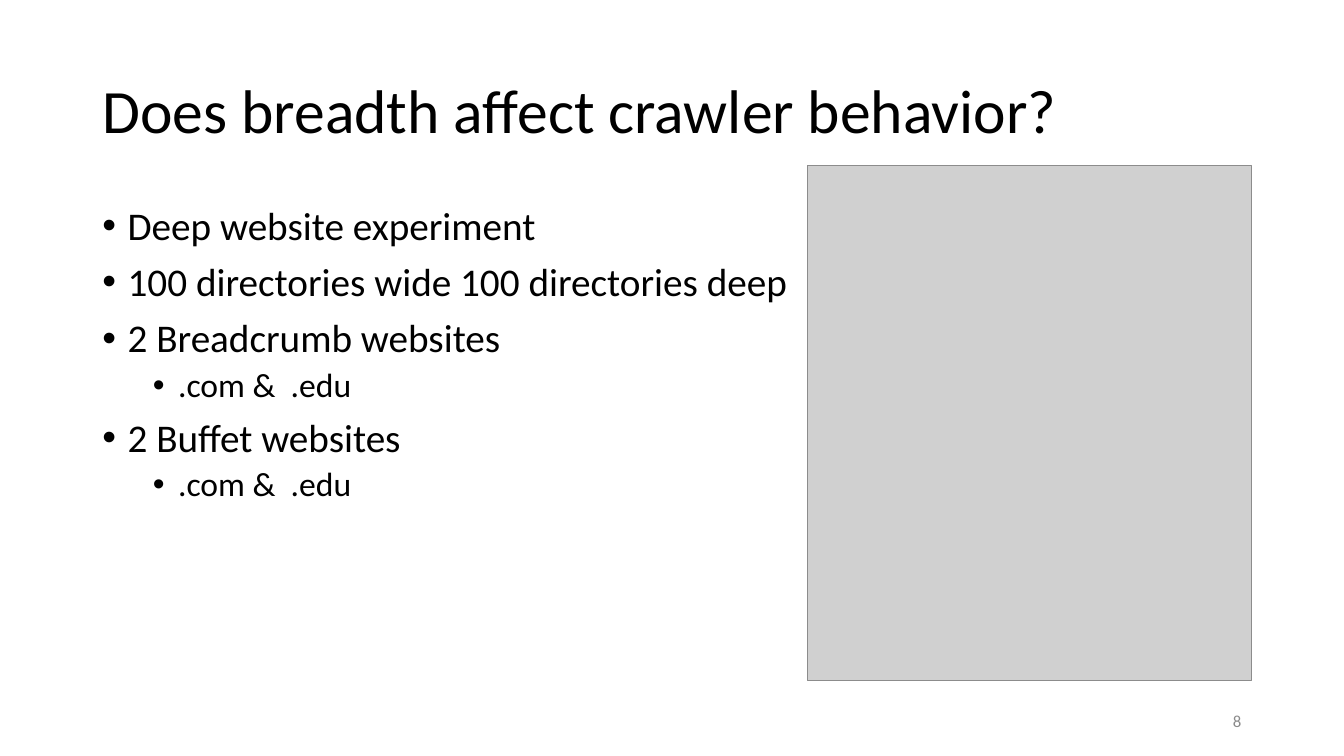
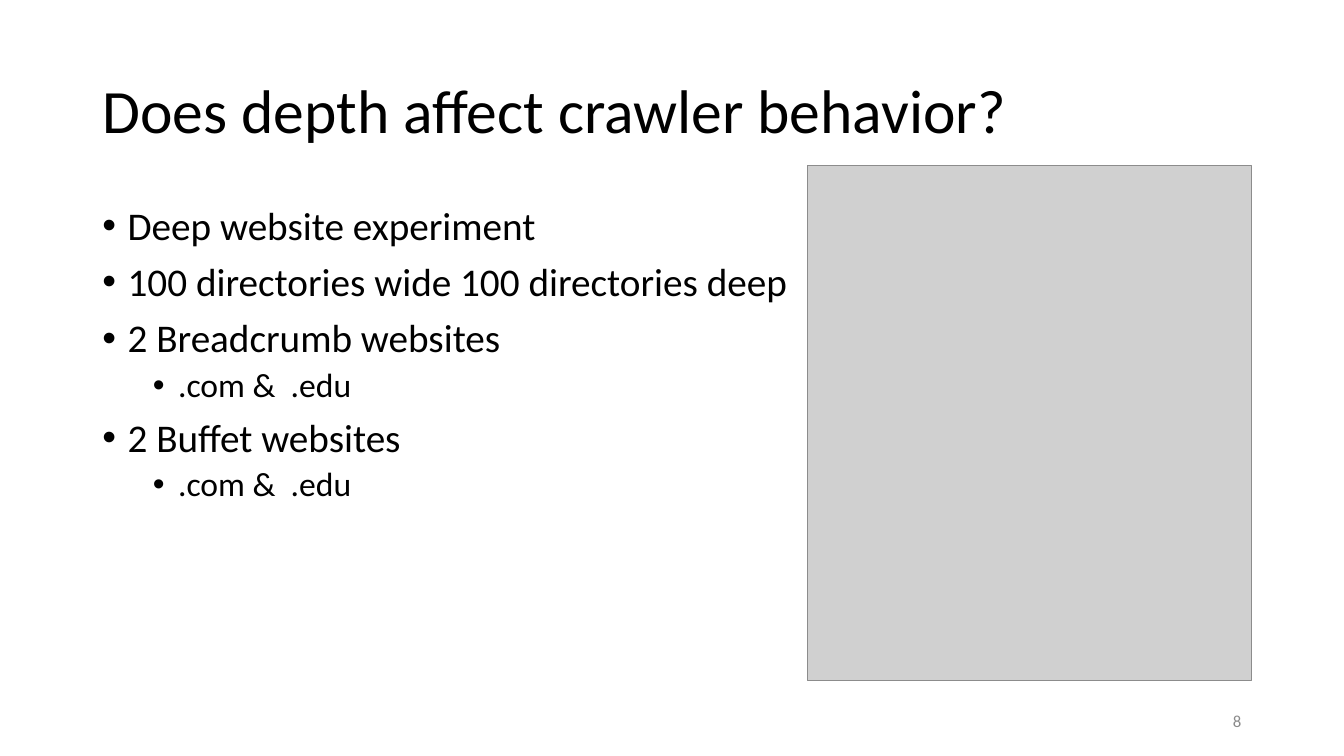
Before and after one commit to Miranda-C-Smith/cs891-f17, a slide deck: slide 8 of INTEGRATING PRESERVATION FUNCTIONS INTO THE WEB SERVER.pptx. Drawn at 1344x756 pixels with LibreOffice and Linux fonts; fonts in the diff are those of the drawing; grey boxes stand for pictures. Boxes give left, top, right and bottom in pixels: in the first picture for what was removed or moved away, otherwise in the second. Text is boxed around its words. In the diff, an @@ line names an element or a change of style, - is before the commit and + after.

```diff
--- a/INTEGRATING PRESERVATION FUNCTIONS INTO THE WEB SERVER.pptx
+++ b/INTEGRATING PRESERVATION FUNCTIONS INTO THE WEB SERVER.pptx
@@ title at (102, 90, 1006, 143): text changed @@
-Does breadth affect crawler behavior?
+Does depth affect crawler behavior?
```
Also in this commit, not shown: 10 other slides changed, 1 slide added.
